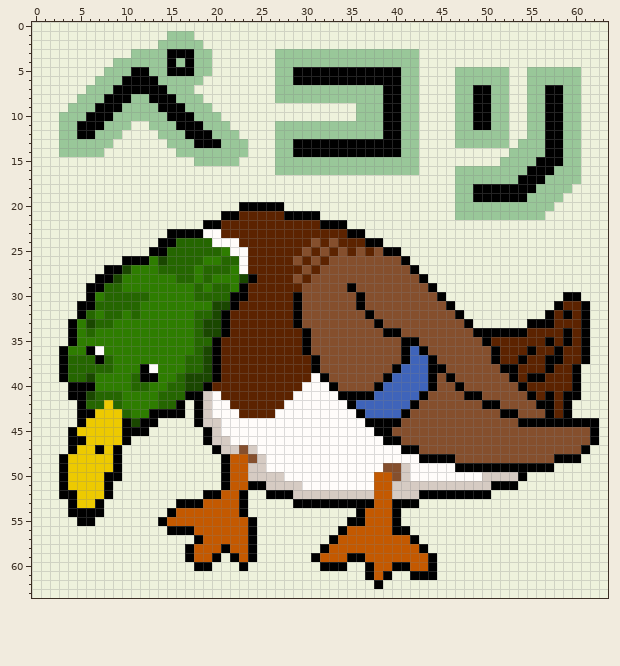
Pixel-art sprite, stored at src/2024/mallard.png. Above, as it was before the edit.
The file is 64x64 pixels.
After the commit:
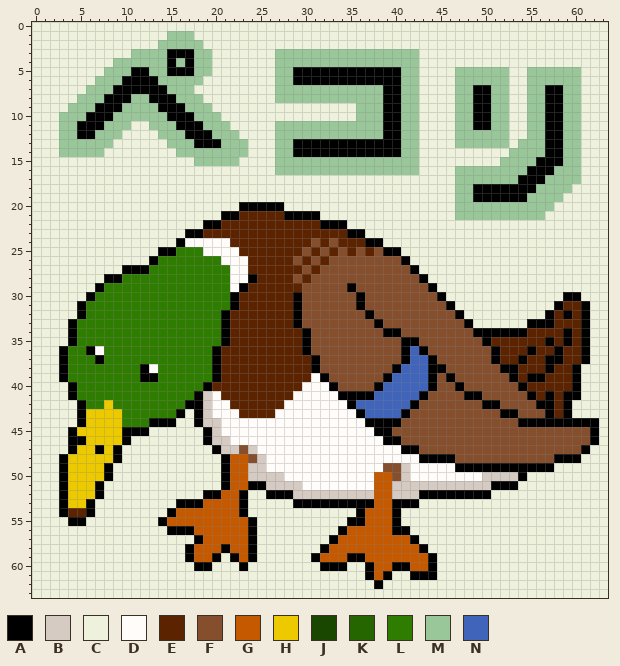
Palette (. is transparent): A #000000  B #d6cbc3  C #eef2dc  D #fffcfa  E #5c2300  F #854f2d  G #c45900  H #edca00  J #1a4700  K #256600  L #2e7d00  M #99c799  N #3f64ba
From old to new:
y 23: x 15..16 AA -> CC; x 19..20 DD -> EE
y 24: x 14..19 AAKKKK -> CCADDD; x 22 D -> E
y 25: x 13 A -> C; x 15..21 KKKKKKL -> ALLLDDD; x 23 D -> E
y 26: x 10..18 AAALJKKKK -> CCCALLLLL; x 21..22 KK -> DD
y 27: x 8..12 AAJLL -> CCAAA; x 14..17 KKKK -> LLLL; x 19..22 KKKL -> LLLD
y 28: x 7 A -> C; x 9 J -> A; x 16..17 KK -> LL; x 19 K -> L; x 22..23 LJ -> DD
y 29: x 6 A -> C; x 8..9 KK -> LL; x 18 K -> L; x 20..22 KKL -> LLD
y 30: x 8..12 KKKKK -> LLLLL; x 18..21 KKKK -> LLLL; x 23 A -> E
y 31: x 6..11 AKKKKK -> LLLLLL; x 20..21 JJ -> LL
y 32: x 6 K -> L; x 8..9 KK -> LL; x 11 K -> L; x 18..20 KKJ -> LLL
y 33: x 6..8 JKK -> LLL; x 18..20 KJJ -> LLL
y 34: x 6 K -> L; x 18..20 KJJ -> LLL
y 35: x 18..21 KKAE -> LLLA
y 36: x 18..19 KJ -> LL
y 37: x 4..6 KKK -> LLL; x 8 K -> L; x 17..19 KKJ -> LLL
y 38: x 4..8 KKKKK -> LLLLL; x 17..19 KKJ -> LLL
y 39: x 4..6 KKJ -> LLL; x 11 K -> L; x 16..19 KJJJ -> LLLL
y 40: x 5..6 AA -> LL; x 11..12 KK -> LL; x 15..18 KKJJ -> LLLL
y 41: x 5..9 AJKKK -> LLLLL; x 14..17 KKKA -> LLLL
y 42: x 6..7 KK -> LL; x 9 K -> L; x 14..17 KKAC -> LLLA
y 43: x 6 A -> H; x 10 K -> L; x 13..15 AAA -> LLL
y 44: x 10..12 AJA -> LLL; x 14..15 CC -> AA
y 49: x 8..9 HA -> AC
y 50: x 9 A -> C
y 51: x 7..8 HA -> AC
y 52: x 4 A -> H; x 7..8 HA -> AC
y 53: x 3..4 CA -> AH; x 6..7 HA -> AC
y 54: x 3..5 CAA -> AEE; x 7 A -> C
y 55: x 4 C -> A; x 6 A -> C
Pixel boxes of the changes (left, top, right, bottom) in both pictures:
changed: (68, 229, 248, 427)
changed: (59, 463, 122, 526)
